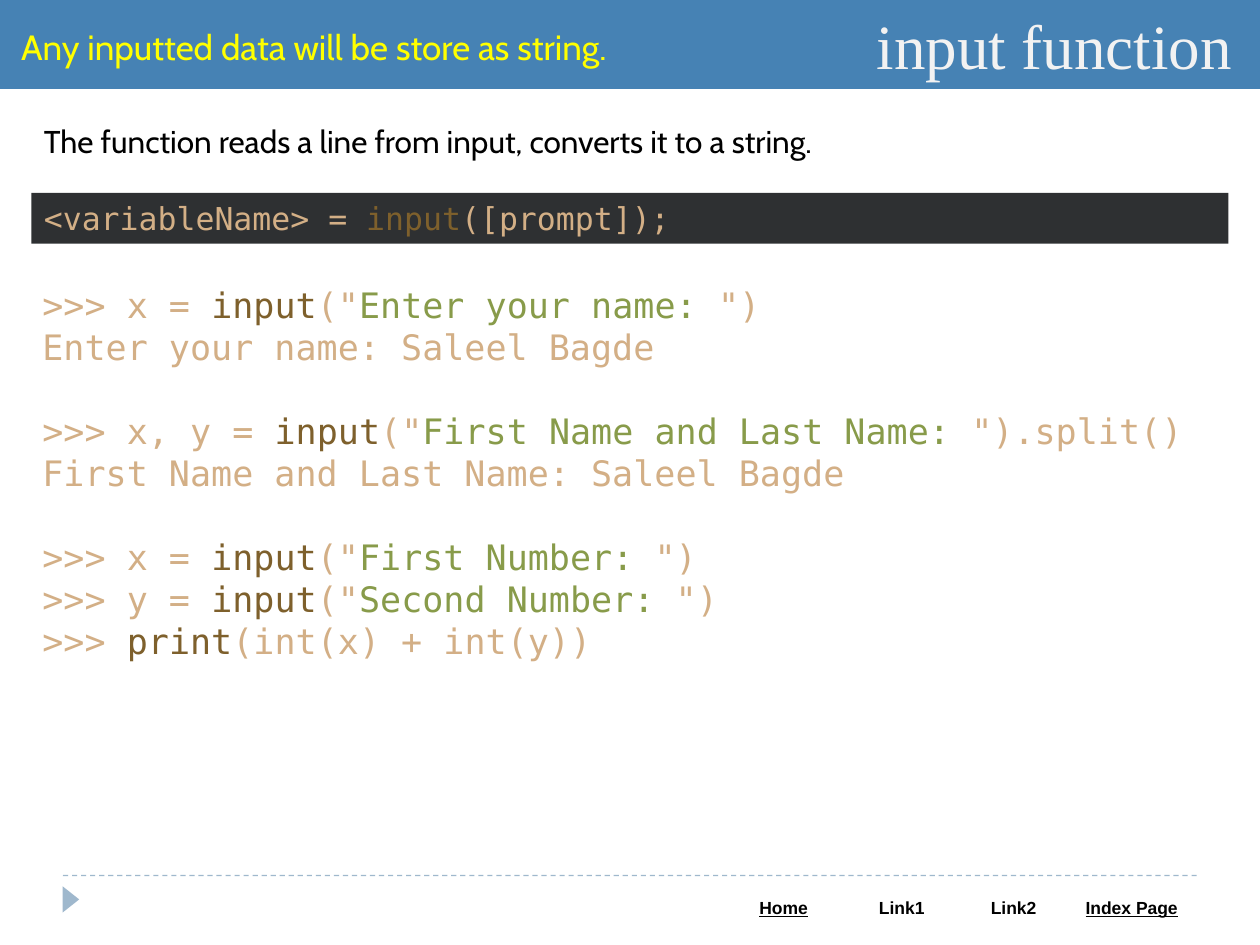
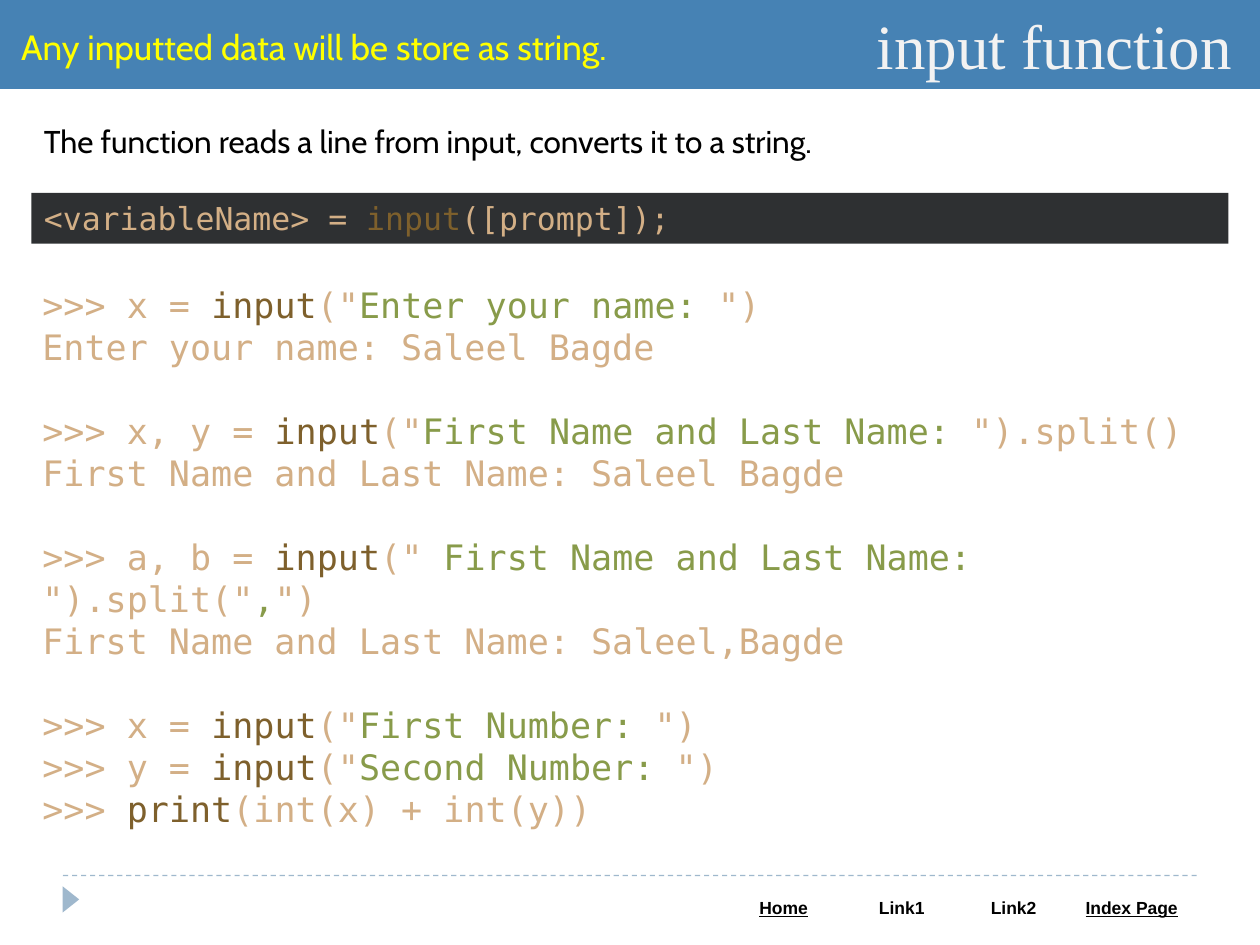
Before and after one commit to Saleel-Bagde-drive/Python-and-Web-PPTs, a slide deck: slide 26 of Python.pptx (slide 31 before the commit). Drawn at 1260x945 pixels with LibreOffice and Linux fonts; fonts in the diff are those of the drawing. Boxes give left, top, right and bottom in pixels: in the first picture for what was removed or moved away, otherwise in the second. Text is boxed around its words. In the diff, an @@ line names an element or a change of style, - is before the commit and + after.

```diff
--- a/Python.pptx
+++ b/Python.pptx
@@ text at box(42, 543, 971, 662): paragraphs added @@
+>>> a, b = input(" First Name and Last Name: ").split(",")
+First Name and Last Name: Saleel,Bagde
```
Also in this commit, not shown: 12 other slides changed, 9 slides added, 2 slides removed, 1 other file.
